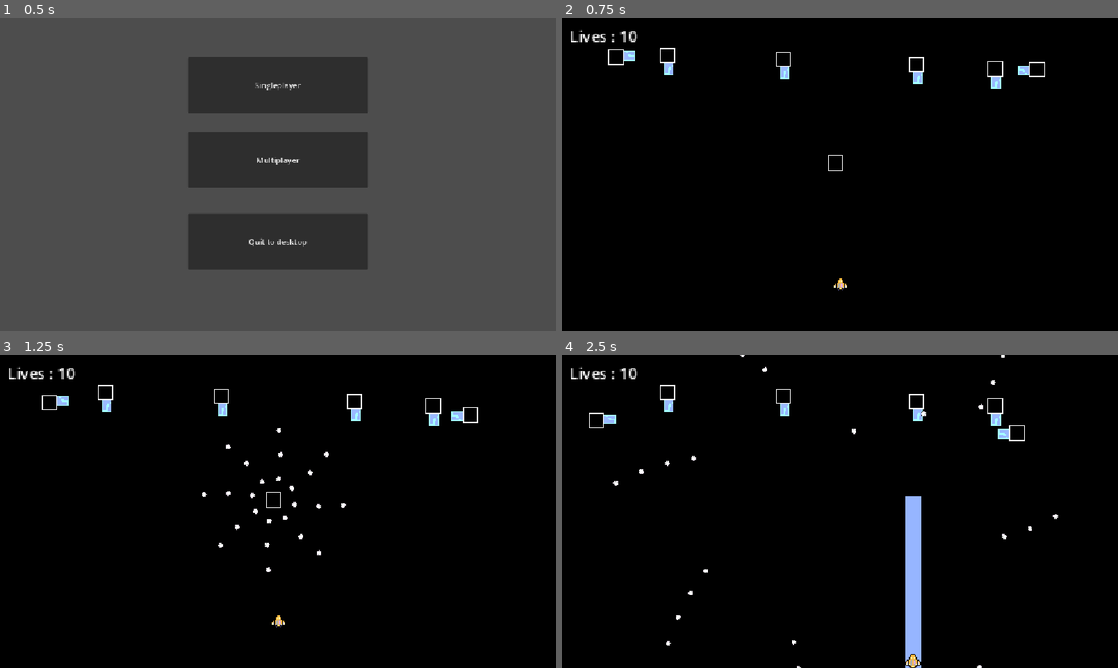
Above: before the commit, frames 1-4 (two rows, left to right).
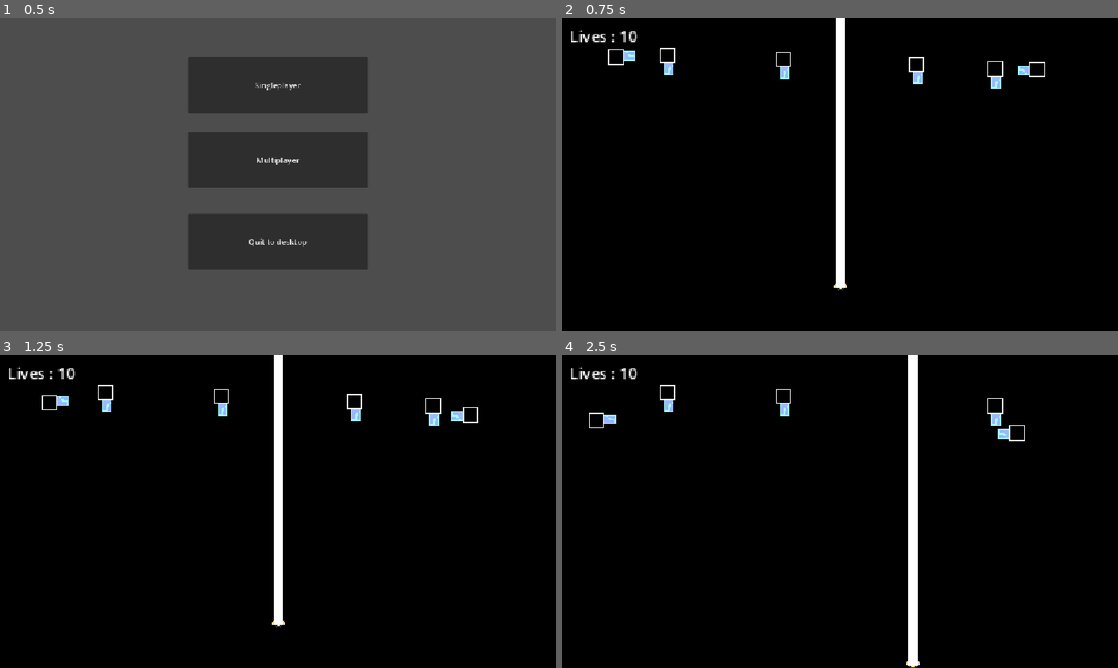
Above: after the commit, the same moments.

Repository: Draftier/Geometric-Invasion-CSS-497
Game: Godot game, scene res://scenes/UI/main_menu.tscn
Two runs of this game, one before a commit and one after it. Both use one fixed random seed, a clock stepped at 60 frames per second and the inputs below.
Inputs:
- Up to frame 1 (0.5 s): no input
- Up to frame 2 (0.75 s): click "Singleplayer" at 0.5 s
- Up to frame 3 (1.25 s): no input
- Up to frame 4 (2.5 s): hold Right (right) 1.28-2.03 s; tap X (ability) at 1.35, 2.1 s; hold Down (down) from 2.03 s (still down)

Frame 1 is identical in both runs. In frame 2, 1.4% of the frame differs, in the area x 47-51%, y 0-87%; in frame 3, 1.6%; in frame 4, 2.6%, in the area x 9-90%, y 0-100%.

Commit message:
Redid laser ability and removed all nodes from base ability scene
- Removed all nodes from base ability scene since not all abilities need a sprite and hitbox
- Made it so that laser shape and hitbox scales with a raycast 2d

Diff:
--- /dev/null
+++ b/geometric-invasion/ability_laser.gd
@@ -0,0 +1 @@
+extends Node2D
--- a/geometric-invasion/scenes/Ability/ability_base.tscn
+++ b/geometric-invasion/scenes/Ability/ability_base.tscn
@@ -1,16 +1,6 @@
 [gd_scene format=3 uid="uid://wccxcd2hq02v"]
 
 [ext_resource type="Script" uid="uid://brikicp42amp6" path="res://scripts/ability/ability_base.gd" id="1_i1pgg"]
-[ext_resource type="Script" uid="uid://dhan5ja6q4fjx" path="res://scripts/hurt_and_hit_box/hitbox.gd" id="1_o4hci"]
 
 [node name="ability_base" type="Node2D" unique_id=1059193591]
 script = ExtResource("1_i1pgg")
-
-[node name="Sprite2D" type="Sprite2D" parent="." unique_id=1089709479]
-
-[node name="Hitbox" type="Area2D" parent="Sprite2D" unique_id=1499273841]
-script = ExtResource("1_o4hci")
-metadata/_custom_type_script = "uid://dhan5ja6q4fjx"
-
-[node name="CollisionShape2D" type="CollisionShape2D" parent="Sprite2D/Hitbox" unique_id=399183369]
-position = Vector2(0, -68.5)
--- /dev/null
+++ b/geometric-invasion/scenes/Ability/ability_laser.tscn
@@ -0,0 +1,35 @@
+[gd_scene format=3 uid="uid://k1v15hxm7uxj"]
+
+[ext_resource type="PackedScene" uid="uid://wccxcd2hq02v" path="res://scenes/Ability/ability_base.tscn" id="1_ujilm"]
+[ext_resource type="Script" uid="uid://xfj76lsnndqb" path="res://scripts/ability/ability_laser.gd" id="2_qdf2t"]
+[ext_resource type="Resource" uid="uid://dcvn0xsql2of5" path="res://resources/abilities/laser.tres" id="3_a2jug"]
+[ext_resource type="Script" uid="uid://dhan5ja6q4fjx" path="res://scripts/hurt_and_hit_box/hitbox.gd" id="4_32jri"]
+
+[sub_resource type="RectangleShape2D" id="RectangleShape2D_d8ny1"]
+size = Vector2(10, 110)
+
+[node name="ability_laser" unique_id=1059193591 instance=ExtResource("1_ujilm")]
+script = ExtResource("2_qdf2t")
+color = Color(1, 1, 1, 1)
+data = ExtResource("3_a2jug")
+
+[node name="RayCast2D" type="RayCast2D" parent="." index="0" unique_id=344906584]
+target_position = Vector2(0, -104)
+collision_mask = 32
+collide_with_areas = true
+collide_with_bodies = false
+
+[node name="Line2D" type="Line2D" parent="RayCast2D" index="0" unique_id=444543113]
+points = PackedVector2Array(0, 0, 0, 100)
+begin_cap_mode = 1
+end_cap_mode = 2
+
+[node name="Hitbox" type="Area2D" parent="RayCast2D" index="1" unique_id=1793830565]
+collision_layer = 128
+collision_mask = 8
+script = ExtResource("4_32jri")
+metadata/_custom_type_script = "uid://dhan5ja6q4fjx"
+
+[node name="CollisionShape2D" type="CollisionShape2D" parent="RayCast2D/Hitbox" index="0" unique_id=632185010]
+position = Vector2(0, -50)
+shape = SubResource("RectangleShape2D_d8ny1")
--- a/geometric-invasion/scenes/Ability/laser_ability.tscn
+++ /dev/null
@@ -1,24 +0,0 @@
-[gd_scene format=3 uid="uid://dx2f5c8kxa4vu"]
-
-[ext_resource type="PackedScene" uid="uid://wccxcd2hq02v" path="res://scenes/Ability/ability_base.tscn" id="1_ltehv"]
-[ext_resource type="Resource" uid="uid://dcvn0xsql2of5" path="res://resources/abilities/laser.tres" id="2_xqd4l"]
-[ext_resource type="Texture2D" uid="uid://dhr2fi5xwbms0" path="res://assets/sprites/dark_blue.png" id="3_5rh1a"]
-
-[sub_resource type="RectangleShape2D" id="RectangleShape2D_d8ny1"]
-size = Vector2(30, 16.893858)
-
-[node name="laser_ability" unique_id=1059193591 instance=ExtResource("1_ltehv")]
-data = ExtResource("2_xqd4l")
-
-[node name="Sprite2D" parent="." index="0" unique_id=1089709479]
-position = Vector2(0, -81.5)
-scale = Vector2(1, 11.1875)
-texture = ExtResource("3_5rh1a")
-
-[node name="Hitbox" parent="Sprite2D" index="0" unique_id=1499273841]
-collision_layer = 128
-collision_mask = 8
-
-[node name="CollisionShape2D" parent="Sprite2D/Hitbox" index="0" unique_id=399183369]
-position = Vector2(0, -0.35753918)
-shape = SubResource("RectangleShape2D_d8ny1")
--- a/geometric-invasion/scenes/Player/player.tscn
+++ b/geometric-invasion/scenes/Player/player.tscn
@@ -3,11 +3,11 @@
 [ext_resource type="Texture2D" uid="uid://da74rc5288inq" path="res://assets/sprites/player.png" id="1_3vyb7"]
 [ext_resource type="Script" uid="uid://ciep42dbk0hr" path="res://scripts/player/player.gd" id="1_g2els"]
 [ext_resource type="Resource" uid="uid://domh45urchay3" path="res://resources/player/destroyer.tres" id="2_a06cl"]
-[ext_resource type="PackedScene" uid="uid://dx2f5c8kxa4vu" path="res://scenes/Ability/laser_ability.tscn" id="3_dl1wr"]
 [ext_resource type="Shader" uid="uid://ccvumau4xgwhx" path="res://shaders/flicker.gdshader" id="4_tuyoq"]
 [ext_resource type="Script" uid="uid://12171bvbqp8w" path="res://scripts/hurt_and_hit_box/hurtbox.gd" id="6_hvfru"]
 [ext_resource type="Texture2D" uid="uid://rjf6qb8ty32e" path="res://assets/sprites/eplosion_1.png" id="6_tuyoq"]
 [ext_resource type="Script" uid="uid://dhan5ja6q4fjx" path="res://scripts/hurt_and_hit_box/hitbox.gd" id="7_dl1wr"]
+[ext_resource type="PackedScene" uid="uid://k1v15hxm7uxj" path="res://scenes/Ability/ability_laser.tscn" id="8_dl1wr"]
 
 [sub_resource type="CircleShape2D" id="CircleShape2D_a06cl"]
 radius = 9.0
@@ -121,9 +121,6 @@
 script = ExtResource("1_g2els")
 player_class = ExtResource("2_a06cl")
 
-[node name="laser_ability" parent="." unique_id=1059193591 instance=ExtResource("3_dl1wr")]
-visible = false
-
 [node name="CollisionShape2D" type="CollisionShape2D" parent="." unique_id=1493186045]
 shape = SubResource("CircleShape2D_a06cl")
 
@@ -178,4 +175,6 @@
 offset_right = -234.0
 offset_bottom = -131.0
 
+[node name="ability_laser" parent="." unique_id=1059193591 instance=ExtResource("8_dl1wr")]
+
 [connection signal="timeout" from="InvulnerabilityTimer" to="." method="_on_invulnerability_timer_timeout"]
--- a/geometric-invasion/scripts/ability/ability_base.gd
+++ b/geometric-invasion/scripts/ability/ability_base.gd
@@ -5,12 +5,14 @@
 @export var data : Ability_Resource
 @export var is_charged : bool = true
 
-@onready var ability_hitbox : Hitbox = $Sprite2D/Hitbox
+var ability_monitor : bool = false
+
+#@onready var ability_hitbox : Hitbox = $Sprite2D/Hitbox
 
 # Disable ability at start
-func _ready() -> void:
-	ability_hitbox.monitorable = false
-	ability_hitbox.monitoring = false
+#func _ready() -> void:
+	#ability_hitbox.monitorable = false
+	#ability_hitbox.monitoring = false
 
 # Function to activate the ability
 func activate() -> void:
@@ -23,8 +25,10 @@
 	self.set_block_signals(false)
 	self.visible = true
 
-	ability_hitbox.monitorable = true
-	ability_hitbox.monitoring = true
+	# Make it so that physics server checks for collision masks and layers
+	#ability_hitbox.monitorable = true
+	#ability_hitbox.monitoring = true
+	ability_monitor = true
 
 	# Allow ability to run for duration and after discharge the ability
 	await get_tree().create_timer(data.active_time).timeout
@@ -45,7 +49,11 @@
 	self.set_block_signals(true)
 	self.visible = false
 
-	self.ability_hitbox.monitorable = false
-	self.ability_hitbox.monitoring = false
+	# Make it so that physics server does not check for collision masks and layers
+	#self.ability_hitbox.monitorable = false
+	#self.ability_hitbox.monitoring = false
 
+	ability_monitor = false
+
+	# Disable ability charge
 	is_charged = false
--- /dev/null
+++ b/geometric-invasion/scripts/ability/ability_laser.gd
@@ -0,0 +1,40 @@
+@tool
+extends Ability
+
+@onready var ray_cast : RayCast2D = $RayCast2D
+@onready var line_2d: Line2D = $RayCast2D/Line2D
+@onready var collision_shape : CollisionShape2D = $RayCast2D/Hitbox/CollisionShape2D
+
+@export var color : Color = Color.WHITE: set = set_color
+
+var cast_speed : float = 7000.0
+var max_length : float = -2000.0
+
+func _ready() -> void:
+	set_color(color)
+
+
+func _physics_process(delta: float) -> void:
+	ray_cast.target_position.y = move_toward(
+		ray_cast.target_position.y,
+		max_length,
+		cast_speed * delta
+	)
+
+	var laser_end_position := ray_cast.target_position
+
+	ray_cast.force_raycast_update()
+
+	if ray_cast.is_colliding():
+		laser_end_position = ray_cast.to_local(ray_cast.get_collision_point())
+	line_2d.set_point_position(1, laser_end_position)
+
+	# Scale the collision shape to go towards the raycast
+	collision_shape.shape.size.y = laser_end_position.length()
+	collision_shape.position.y = -laser_end_position.length() / 2
+
+func set_color(new_color: Color) -> void:
+	color = new_color
+	if line_2d == null:
+		return
+	line_2d.modulate = new_color
--- a/geometric-invasion/scripts/ability/laser_ability.gd
+++ /dev/null
@@ -1 +0,0 @@
-extends "res://scripts/ability/ability_base.gd"
--- a/geometric-invasion/scripts/hurt_and_hit_box/hurtbox.gd
+++ b/geometric-invasion/scripts/hurt_and_hit_box/hurtbox.gd
@@ -5,7 +5,7 @@
 
 
 # Func used to initailize values, use ready over init for values that are in inspector tree
-# Initialize col layer and mask on area2d and connect signal for hurtbox to deal damage to hitbox
+# Connect signal for hurtbox to deal damage to hitbox
 func _ready() -> void:
 	area_entered.connect(_on_area_entered)
 
@@ -17,16 +17,22 @@
 	if hitbox == null:
 		return
 
-
-	# Checks to see if owner node has any function that hurtbox can dish out
+	# Checks to see if owner node has function to take damage or if
+	# There's another interaction with owner node that is detailed in if statement
+	# If owner of hitbox is not ability then check if it can take damage if so dish out damage
 	if owner.has_method("take_damage") and hitbox.owner is not Ability:
 		owner.take_damage(hitbox.damage)
+		# If owner of hitbox is a bullet then add that bullet to the pool
 		if hitbox.owner is Bullet:
 			hitbox.owner.level_manager.call_deferred("add_to_pool", hitbox.owner)
+	# If the owner of the hitbox is an ability then do different checks
 	elif hitbox.owner is Ability:
+		# Check if ability is laser or shield since both laser and shield delete bullets
 		if hitbox.owner.data.ability_name == "laser" or hitbox.owner.data.ability_name == "shield":
+			# If ability comes into contact with bullet then add bullet back to pool
 			if owner is Bullet:
 				owner.level_manager.call_deferred("add_to_pool", owner)
+			# If ability comes into contact with enemy then instantly kill enemy
 			elif owner is basic_enemy:
 				owner.take_damage(999)
 	pass
--- a/geometric-invasion/scripts/player/player.gd
+++ b/geometric-invasion/scripts/player/player.gd
@@ -17,7 +17,7 @@
 var invulnerable : bool = false
 
 # Variable to store current ability
-@onready var ability : Ability = $laser_ability
+@onready var ability : Ability = $ability_laser
 
 func _ready() -> void:
 	$CanvasLayer/Label.text = "Lives : " + str(lives)
Not shown, added: geometric-invasion/ability_laser.gd.uid
Not shown, added: geometric-invasion/scripts/ability/ability_laser.gd.uid
Not shown, removed: geometric-invasion/scripts/ability/laser_ability.gd.uid
